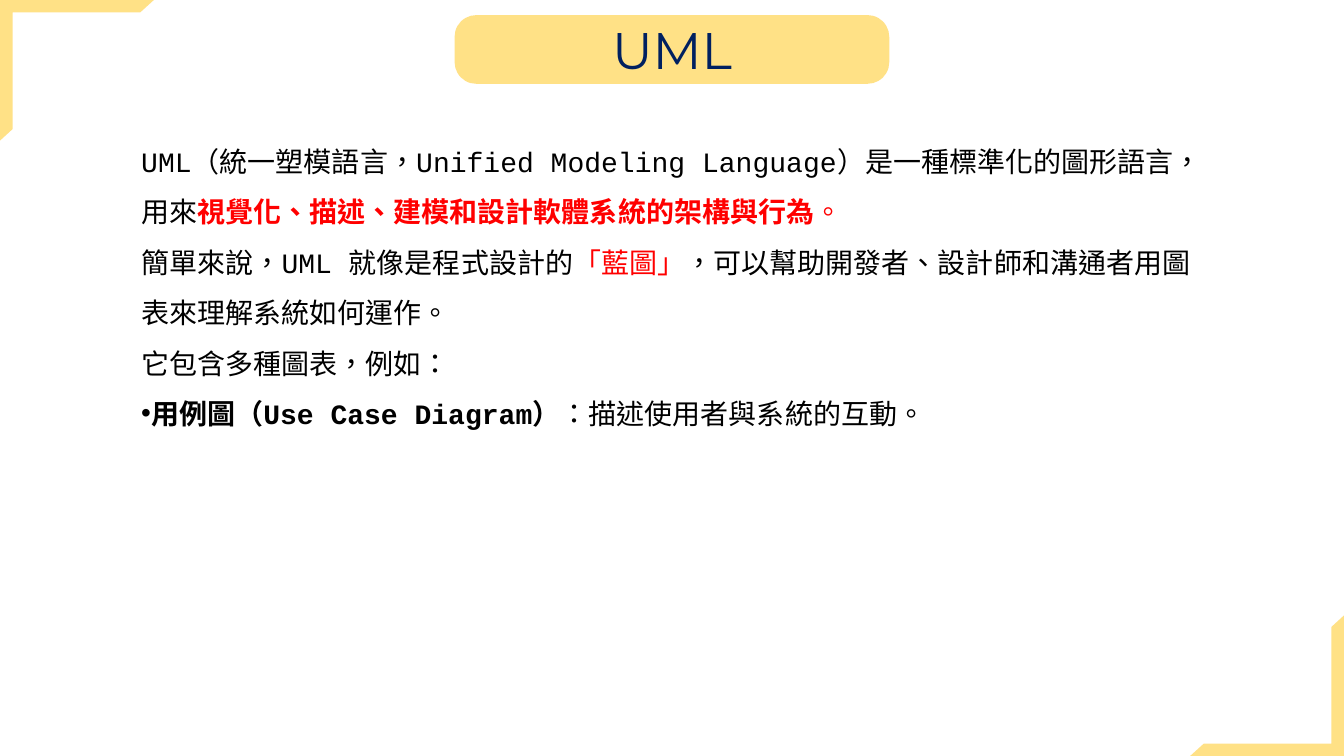
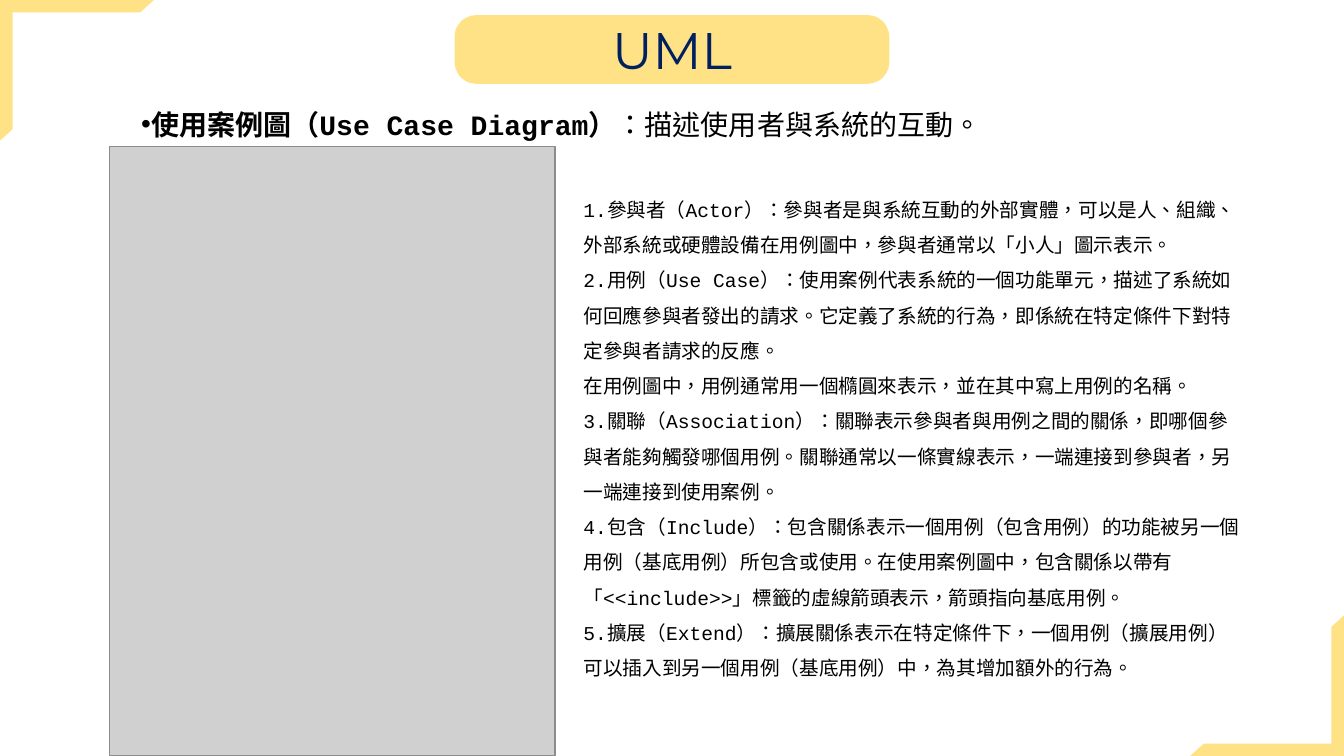
Before and after one commit to jiakai912/114201_poject, a slide deck: slide 2 of uml報告.pptx (slide 1 before the commit). Drawn at 1344x756 pixels with LibreOffice and Linux fonts; fonts in the diff are those of the drawing; grey boxes stand for pictures. Boxes give left, top, right and bottom in pixels: in the first picture for what was removed or moved away, otherwise in the second. Text is boxed around its words. In the diff, an @@ line names an element or a change of style, - is before the commit and + after.

```diff
--- a/uml報告.pptx
+++ b/uml報告.pptx
@@ text at (151, 111, 982, 141): text changed; bold on @@
-UML（統一塑模語言，Unified Modeling Language）是一種標準化的圖形語言，用來視覺化、描述、建模和設計軟體系統的架構與行為。
-簡單來說，UML 就像是程式設計的「藍圖」，可以幫助開發者、設計師和溝通者用圖表來理解系統如何運作。
-它包含多種圖表，例如：
-• 用例圖（Use Case Diagram）：描述使用者與系統的互動。
+• 使用案例圖（Use Case Diagram）：描述使用者與系統的互動。
@@ picture added at (110, 147, 556, 756) @@
@@ text added at (583, 203, 1239, 677), 14 pt, text #000000 @@
+1.參與者（Actor）：參與者是與系統互動的外部實體，可以是人、組織、外部系統或硬體設備在用例圖中，參與者通常以「小人」圖示表示。
+2.用例（Use Case）：使用案例代表系統的一個功能單元，描述了系統如何回應參與者發出的請求。它定義了系統的行為，即係統在特定條件下對特定參與者請求的反應。
+在用例圖中，用例通常用一個橢圓來表示，並在其中寫上用例的名稱。
+3.關聯（Association）：關聯表示參與者與用例之間的關係，即哪個參與者能夠觸發哪個用例。關聯通常以一條實線表示，一端連接到參與者，另一端連接到使用案例。
+4.包含（Include）：包含關係表示一個用例（包含用例）的功能被另一個用例（基底用例）所包含或使用。在使用案例圖中，包含關係以帶有「<<include>>」標籤的虛線箭頭表示，箭頭指向基底用例。
+5.擴展（Extend）：擴展關係表示在特定條件下，一個用例（擴展用例）可以插入到另一個用例（基底用例）中，為其增加額外的行為。
```
Also in this commit, not shown: 1 other slide changed, 3 slides added.
